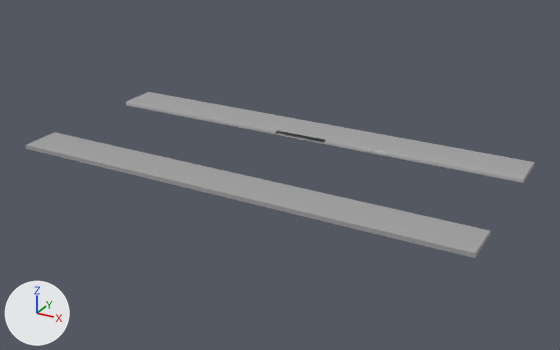
An edit to the FBX model JackiesLantern/Assets/GameAssets/Models/Level1Models/Long_SideWalks_Sewer.fbx, drawn before and after from the same camera.
Camera for both pictures: a camera (50 mm lens) standing at (24.9, -44.3, 20.9) and looking at (0.7, -0.3, -1.1). The lights are fixed; the arrows at lower left show +X, +Y and +Z. Where no turn or scale is listed for an object, it has been applied to the vertices.

Names of what the first picture shows: 'Long_SideWalks_Sewer'.
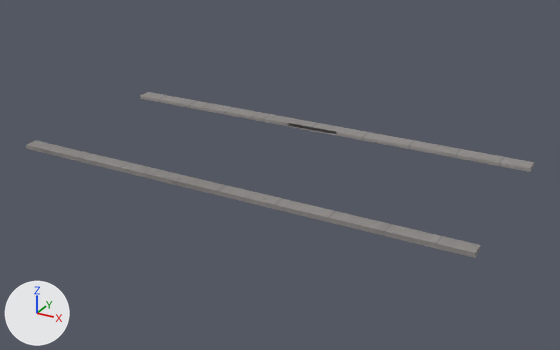
Where the change shows, as pixel boxes [x1, y1, x2, y2] in the pictures (560 x 350 px; the box of a moved part takes in the faces that stretch with it):
'Long_SideWalks_Sewer', surface changed, reshaped: before [26, 92, 535, 258]; after [26, 92, 534, 258]
part 1 of me_mesh, moved or reshaped: before [126, 92, 535, 183]; after [141, 92, 534, 172]
part 2 of me_mesh, moved or reshaped: before [26, 132, 491, 258]; after [26, 140, 481, 258]

Diff of the bpy script that builds the scene:
```diff
--- a/JackiesLantern/Assets/GameAssets/Models/Level1Models/Long_SideWalks_Sewer.fbx.py
+++ b/JackiesLantern/Assets/GameAssets/Models/Level1Models/Long_SideWalks_Sewer.fbx.py
@@ img_long_sidewalks_sewer_roughness_png @@
+img_long_sidewalks_sewer_roughness_png = load_image('Long_SideWalks_Sewer_Roughness.png', 'LVL1 Textures/Long_SideWalks_Sewer/Long_SideWalks_Sewer_Roughness.png', 2048, 2048, 'Non-Color')
@@ img_long_sidewalks_sewer_base_color_png @@
+img_long_sidewalks_sewer_base_color_png = load_image('Long_SideWalks_Sewer_Base_color.png', 'LVL1 Textures/Long_SideWalks_Sewer/Long_SideWalks_Sewer_Base_color.png', 2048, 2048, 'sRGB')
@@ mat_long_sidewalks_sewer @@
 n0 = _N.new('ShaderNodeBsdfPrincipled'); n0.name = 'Principled BSDF'
-n0.inputs[0].default_value = (0.365, 0.365, 0.365, 1.0)  # 'Base Color', grey #a3a3a3
-n0.inputs[2].default_value = 0.0  # 'Roughness'
 n1 = _N.new('ShaderNodeOutputMaterial'); n1.name = 'Material Output'
+n2 = _N.new('ShaderNodeTexImage'); n2.name = 'Image Texture'
+n2.image = img_long_sidewalks_sewer_base_color_png
+n3 = _N.new('ShaderNodeTexImage'); n3.name = 'Image Texture.001'
+n3.image = img_long_sidewalks_sewer_roughness_png
 _L.new(n0.outputs[0], n1.inputs[0])  # 'BSDF' to 'Surface'
+_L.new(n2.outputs[0], n0.inputs[0])  # 'Color' to 'Base Color'
+_L.new(n3.outputs[0], n0.inputs[2])  # 'Color' to 'Roughness'
@@ me_mesh @@
 me_mesh.from_pydata(...)  # 80 vertices, 152 faces; spans x -16.5..16.5, y -7.2..7.2, z 0.0..0.3
 # used by ob_long_sidewalks_sewer; location = (0.0, 0.0, 0.0)
+# me_mesh part 1: the loose piece of 40 vertices spanning x -16.5..16.5, y 4.0..7.2, z 0.0..0.3 is scaled about its middle by (1, 0.353, 1), then moved by (0.0, 1.0, 0.0)
+# me_mesh part 2: the loose piece of 40 vertices spanning x -16.5..16.5, y -7.2..-4.0, z 0.0..0.3 is scaled about its middle by (1, 0.345, 1), then moved by (0.0, -1.0, 0.0)
 me_mesh.materials.append(mat_long_sidewalks_sewer)
```
